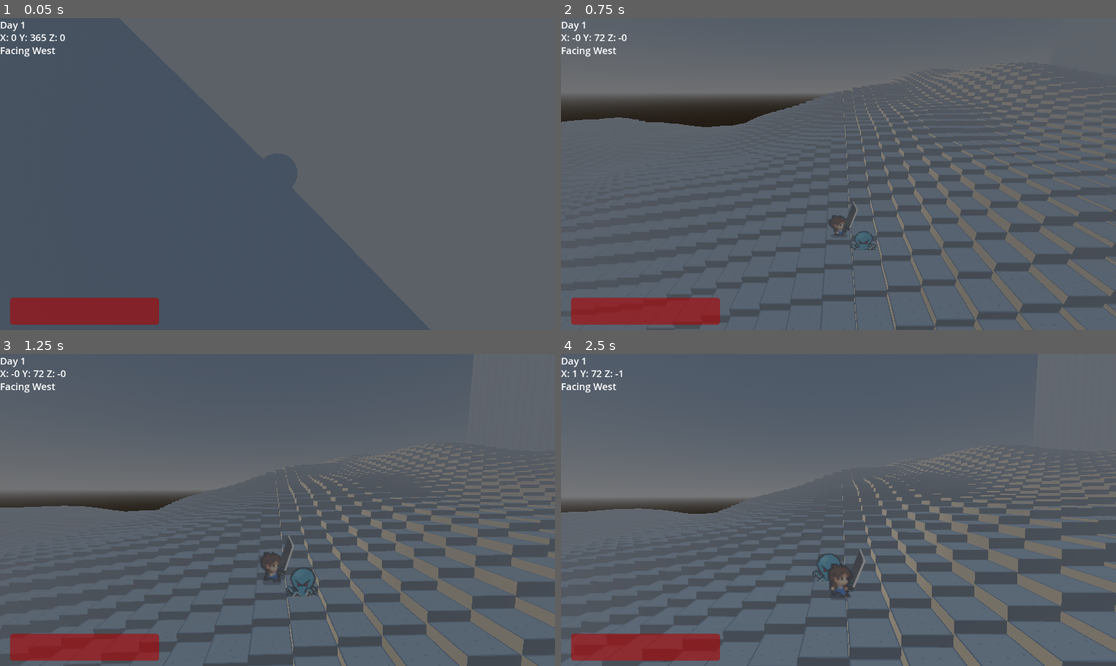
Above: before the commit, frames 1-4 (two rows, left to right).
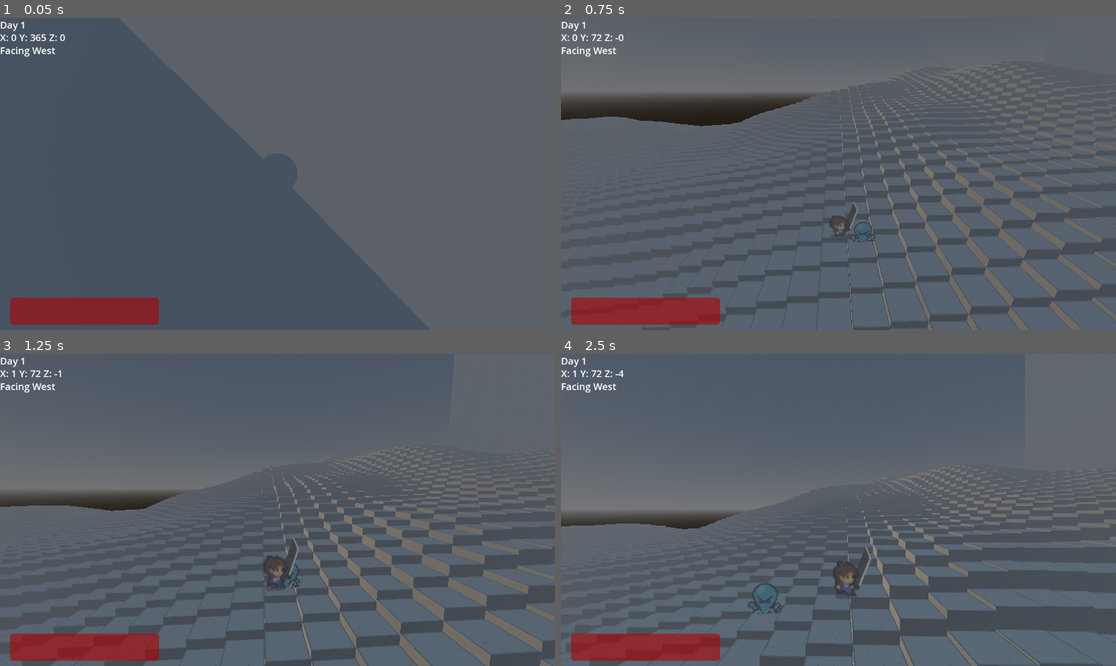
Above: after the commit, the same moments.

Repository: AkivaNugent/CSI-280_PROJECT-OCTOPUS
Game: Godot game, scene res://node_3d.tscn
Same seed, same stepped clock (60 frames per second), same inputs: the game is played once before the commit and once after it. This scene is started directly instead of the project's main scene.
Inputs (mouse positions are in pixels of both pictures, inside the frame that each line leads up to):
- Up to frame 1 (0.05 s): no input
- Up to frame 2 (0.75 s): tap Enter (ui_accept) at 0.5 s; move the mouse to (960, 158) at 0.52 s; hold D (right) from 0.53 s (still down); hold Shift (sprint) from 0.53 s (still down)
- Up to frame 3 (1.25 s): keep holding D (right); keep holding Shift (sprint); tap Enter (ui_accept) at 0.77 s
- Up to frame 4 (2.5 s): move the mouse to (727, 525) at 1.27 s; release D (right) at 1.28 s; release Shift (sprint) at 1.28 s; hold S (down) 1.28-2.03 s; tap Q at 1.35 s; tap Enter (ui_accept) at 1.52 s; move the mouse to (894, 441) at 2.02 s; hold D (right) from 2.03 s (still down); hold E from 2.03 s (still down)

Frame 1 is identical in both runs. In frame 2, 9.8% of the frame differs, in the area x 0-100%, y 5-100%; in frame 3, 16%; in frame 4, 21%.

Commit message:
Fixed issue with pathfinding lag (and the crash, again)

Diff:
--- a/project_octopus/octomove.gd
+++ b/project_octopus/octomove.gd
@@ -75,22 +75,20 @@
 	if not is_on_floor():
 		velocity += get_gravity() * delta
 
-	# Once a second, recalculate a new path
-	if (Time.get_ticks_msec() - lastRecalc > 1000):
+	# Three times a second, recalculate a new path
+	if (Time.get_ticks_usec() - lastRecalc > (1000000 / 3)):
 		_recalcPath()
+		lastRecalc = Time.get_ticks_usec()
 
 	# If there is a path
-	if len(path) > 0:
+	if len(path) > nextGoalIndex:
+		# Move in the appropriate direction
+		velocity.x = MAX_SPEED * sign(path[nextGoalIndex].x - position.x)
+		velocity.z = MAX_SPEED * sign(path[nextGoalIndex].y - position.z)
+
 		# If we've basically made it to the current waypoint, set the goal to the next one
 		if (abs(path[nextGoalIndex].x - position.x) < MAX_SPEED or abs(path[nextGoalIndex].y - position.z) < MAX_SPEED):
 			nextGoalIndex += 1
-
-		if (nextGoalIndex >= len(path)):
-			_recalcPath()
-		else:
-			# Move in the appropriate direction
-			velocity.x = MAX_SPEED * sign(path[nextGoalIndex].x - position.x)
-			velocity.z = MAX_SPEED * sign(path[nextGoalIndex].y - position.z)
 
 	rotation = PLAYER.rotation
 	animated_sprite3d.play("default")
